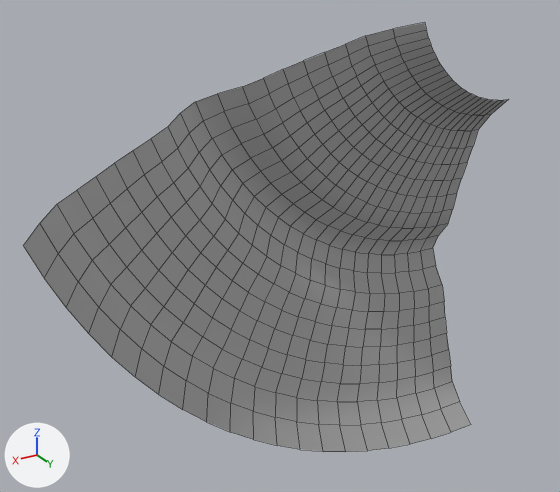
An edit to the FBX model Assets/Game/Art/FBX/river_elements/Destra_70_Gradi.fbx, drawn before and after from the same camera.
Before and after are seen from a 50 mm lens placed at (24.4, 37.3, 22.5), pointed at (2.7, 1.3, 4.5). The axes (+X, +Y, +Z) are drawn at lower left. The lights are the same throughout. Mesh edges are drawn as thin lines.

In view in the first picture: 'Destra_70_Gradi.001'.
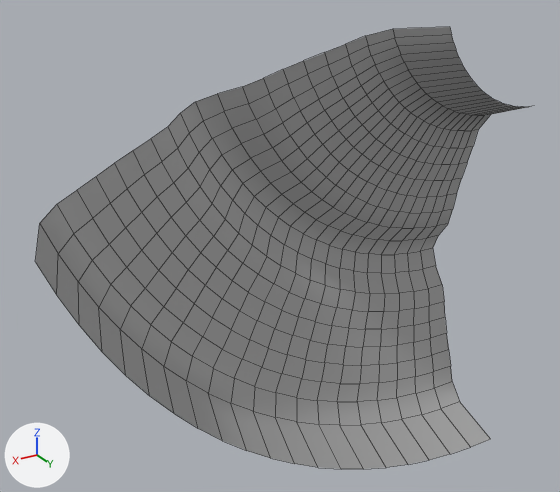
What differs and where, as boxes [x1, y1, x2, y2] in the pictures (560 x 492 px; the box of a moved part takes in the faces that stretch with it):
'Destra_70_Gradi.001', reshaped
    before: [24, 23, 508, 452]
    after: [35, 27, 532, 469]
part 1 of me_mesh, moved or reshaped
    before: [24, 223, 471, 452]
    after: [35, 224, 490, 469]
part 2 of me_mesh, moved or reshaped
    before: [393, 23, 508, 116]
    after: [393, 27, 532, 116]

The change in detail:
me_mesh has 441 vertices, 400 faces and spans x 0.0..29.7, y 0.0..5.6, z -12.0..17.0.
me_mesh is used by ob_destra_70_gradi_001; location (-12.0, -1.57, 0.0).
me_mesh part 1: all 21 vertices in x 0.0..29.7, y 5.6, z -12.0..8.8 are moved by (0.0, 2.0, 0.0).
me_mesh part 2: all 21 vertices in x 0.0..7.2, y 5.6, z 12.0..17.0 are moved by (0.0, 2.0, 0.0).
